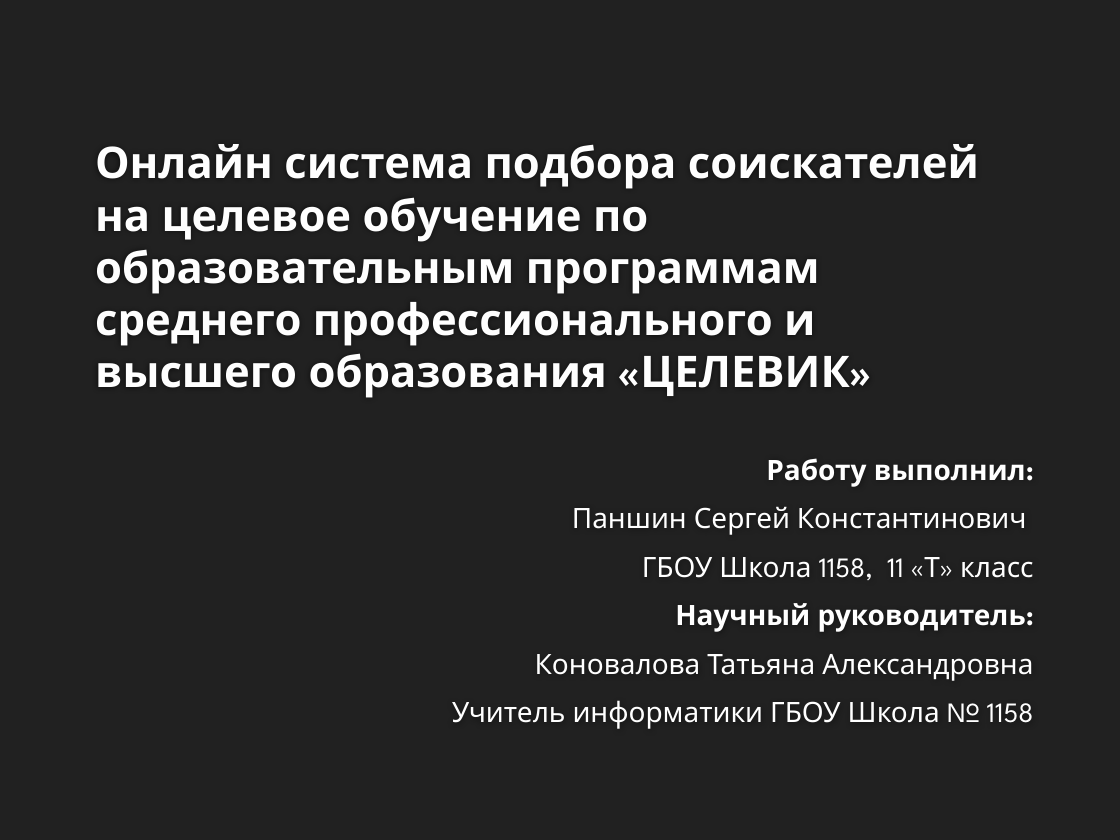
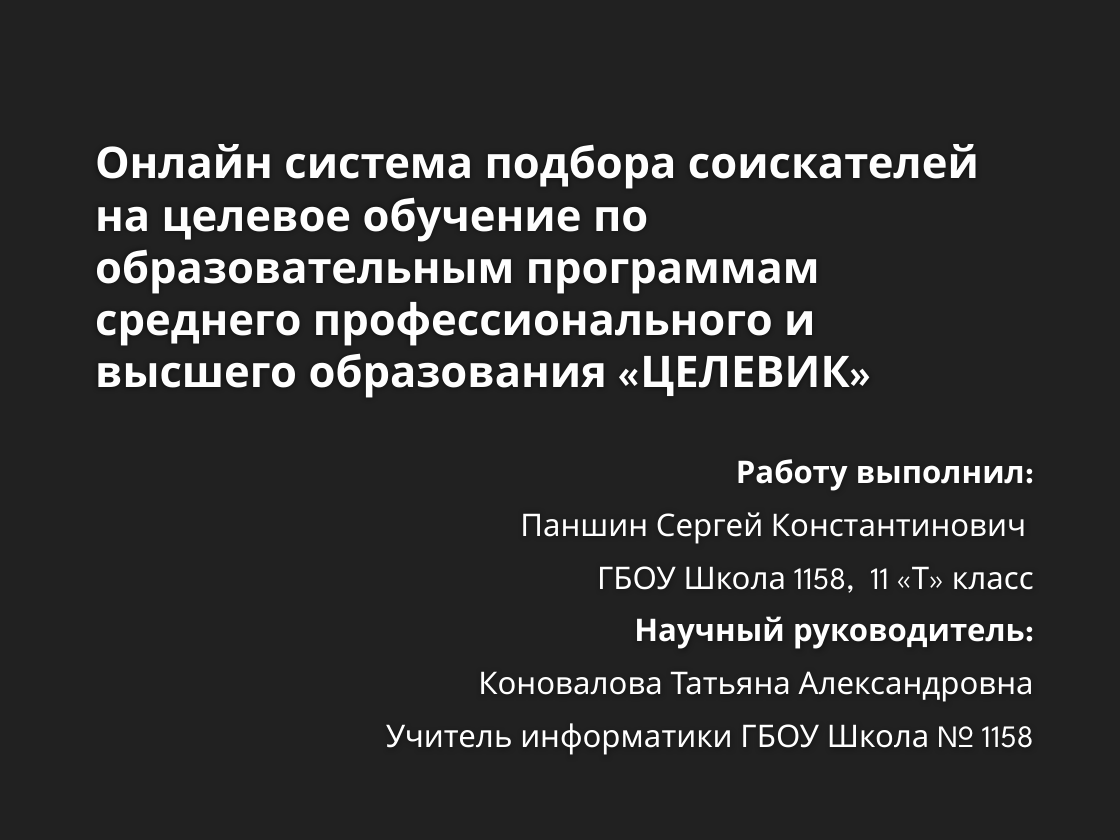
Before and after one commit to SerPan23/celevik, a slide deck: slide 1 of презентация.pptx. Drawn at 1120x840 pixels with LibreOffice and Linux fonts; fonts in the diff are those of the drawing; background and template pictures are left out. Boxes give left, top, right and bottom in pixels: in the first picture for what was removed or moved away, otherwise in the second. Text is boxed around its words. In the diff, an @@ line names an element or a change of style, - is before the commit and + after.

```diff
--- a/презентация.pptx
+++ b/презентация.pptx
@@ subtitle "Работу выполнил:" at (386,459,1034,755): size 18 to 20 pt @@
```
Also in this commit, not shown: 1 other slide changed, 2 other files.
